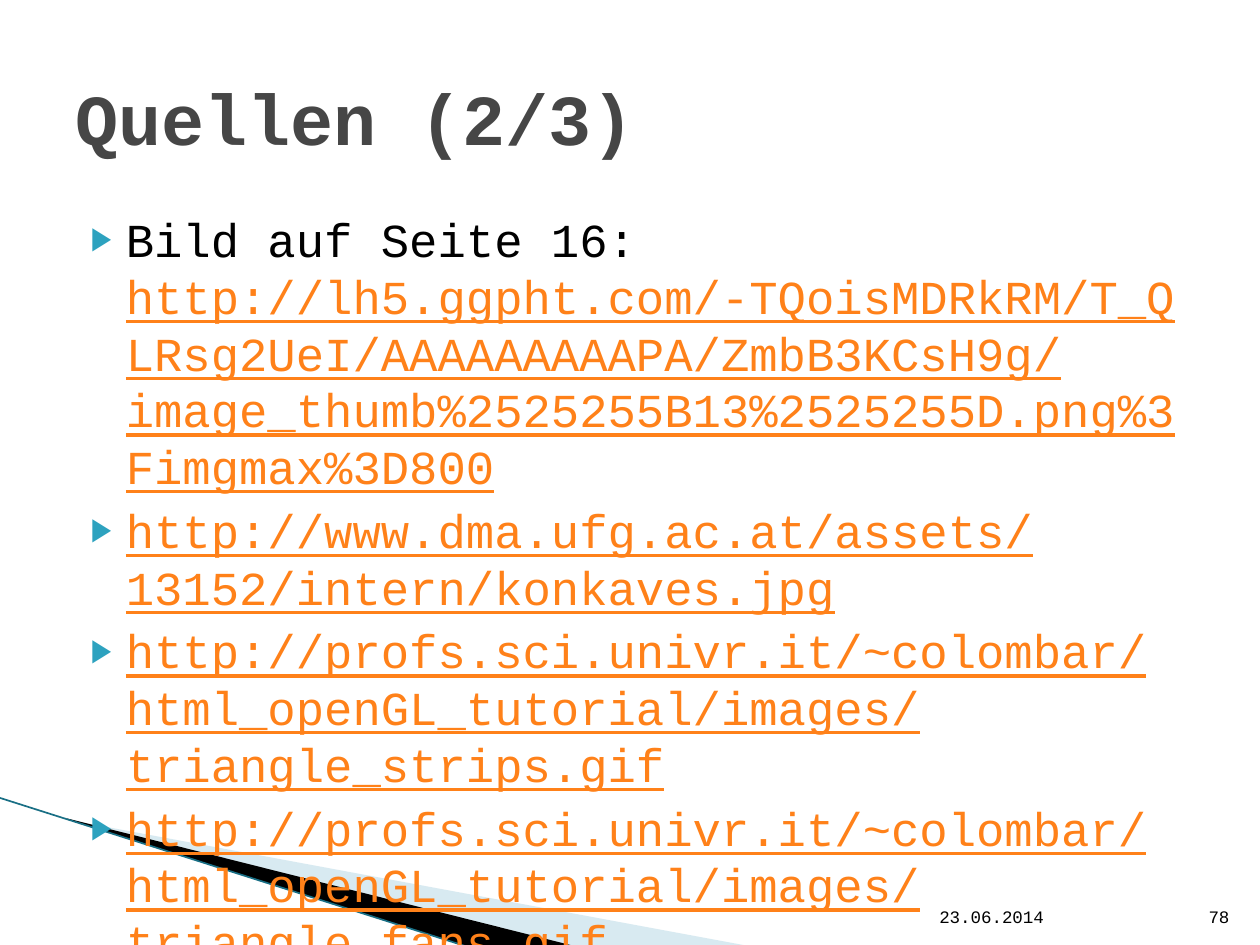
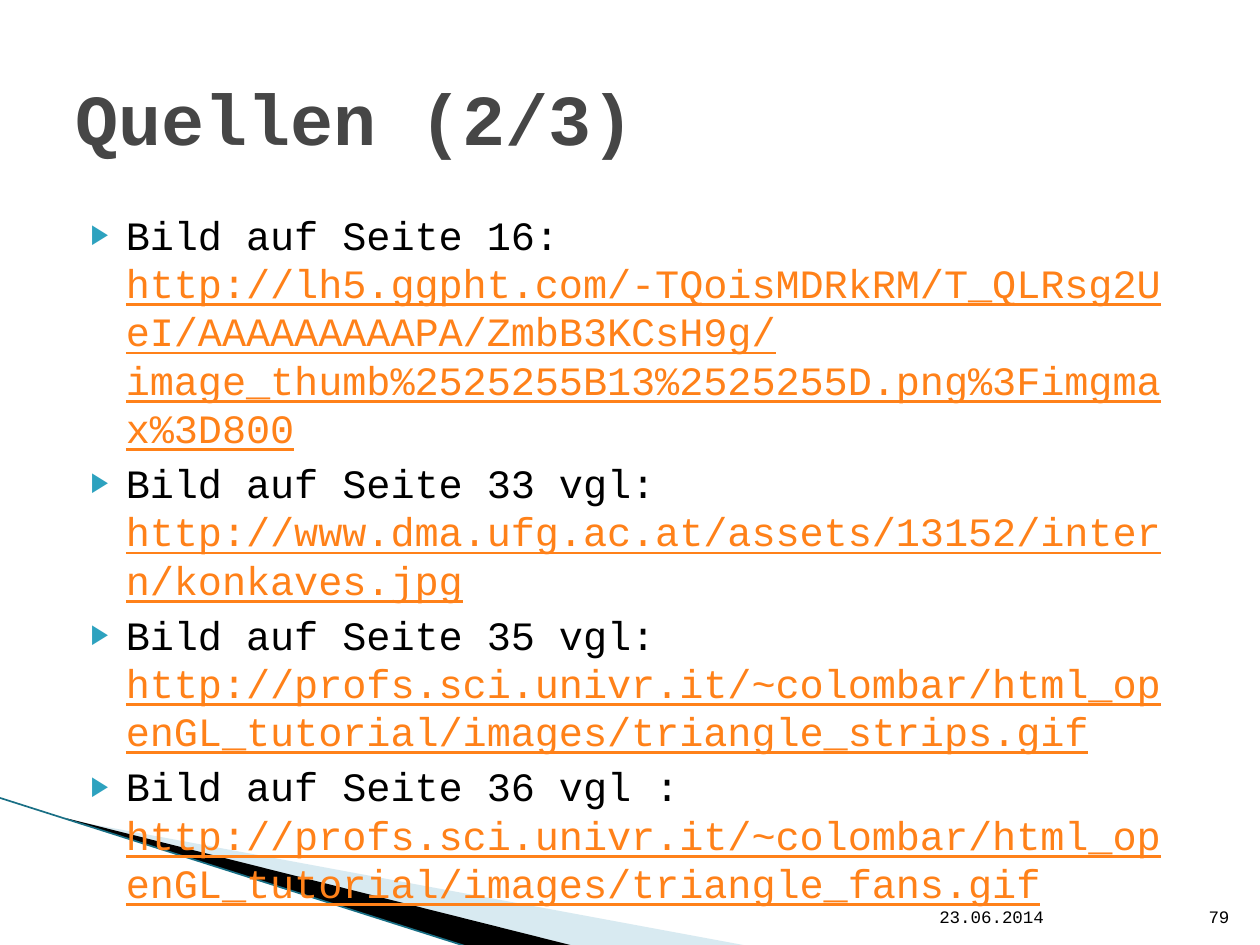
Before and after one commit to hft-swp/stuff, a slide deck: slide 79 of doku/präsentation nicht komplett/vCity-Präsentation.pptx (slide 78 before the commit). Drawn at 1260x945 pixels with LibreOffice and Linux fonts; fonts in the diff are those of the drawing; background and template pictures are left out. Boxes give left, top, right and bottom in pixels: in the first picture for what was removed or moved away, otherwise in the second. Text is boxed around its words. In the diff, an @@ line names an element or a change of style, - is before the commit and + after.

```diff
--- a/doku/präsentation nicht komplett/vCity-Präsentation.pptx
+++ b/doku/präsentation nicht komplett/vCity-Präsentation.pptx
@@ text at (126, 221, 1161, 451): size 27 to 22.9 pt in "Bild auf Seite 16: http://lh5.ggpht.com/-TQoisMDRkRM/T_QLRsg ..." @@
@@ text at (126, 469, 1161, 910): text changed; size 27 to 22.9 pt @@
-▶ http://www.dma.ufg.ac.at/assets/13152/intern/konkaves.jpg
-▶ http://profs.sci.univr.it/~colombar/html_openGL_tutorial/images/triangle_strips.gif
-▶ http://profs.sci.univr.it/~colombar/html_openGL_tutorial/images/triangle_fans.gif
+▶ Bild auf Seite 33 vgl:
+  http://www.dma.ufg.ac.at/assets/13152/intern/konkaves.jpg
+▶ Bild auf Seite 35 vgl:
+  http://profs.sci.univr.it/~colombar/html_openGL_tutorial/images/triangle_strips.gif
+▶ Bild auf Seite 36 vgl :
+  http://profs.sci.univr.it/~colombar/html_openGL_tutorial/images/triangle_fans.gif
@@ page number at (1209, 911, 1230, 923): text changed @@
-78
+79
```
Also in this commit, not shown: 4 other slides changed, 1 slide added.
